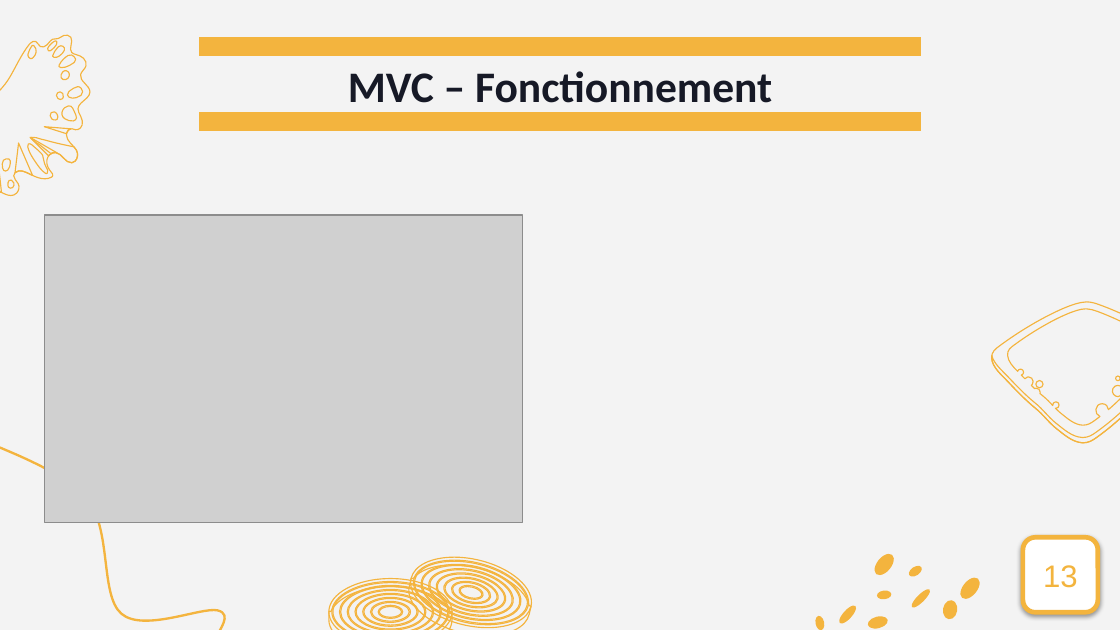
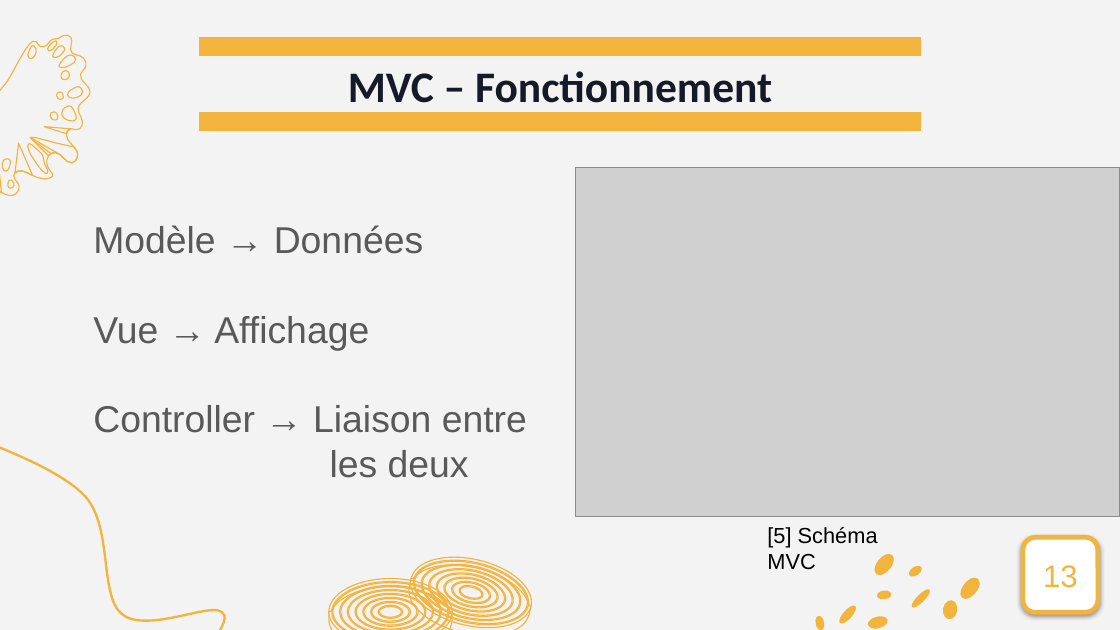
Before and after one commit to guillaumemouchet/Design-Pattern, a slide deck: slide 13 of Projet/DP_Presentation_V2.pptx. Drawn at 1120x630 pixels with LibreOffice and Linux fonts; fonts in the diff are those of the drawing; grey boxes stand for pictures. Boxes give left, top, right and bottom in pixels: in the first picture for what was removed or moved away, otherwise in the second. Text is boxed around its words. In the diff, an @@ line names an element or a change of style, - is before the commit and + after.

```diff
--- a/Projet/DP_Presentation_V2.pptx
+++ b/Projet/DP_Presentation_V2.pptx
@@ picture: place and size @@
-picture at bbox=[44, 215, 523, 522]
+picture at bbox=[576, 167, 1120, 516]
@@ text added at bbox=[93, 225, 527, 478], 24 pt, text #595959 @@
+Modèle → Données
+Vue → Affichage
+Controller → Liaison entre
+les deux
@@ text added at bbox=[767, 527, 878, 570], 14 pt, text #000000 @@
+[5] Schéma MVC
```
Also in this commit, not shown: 7 other slides changed, 1 slide added, 1 slide removed.
